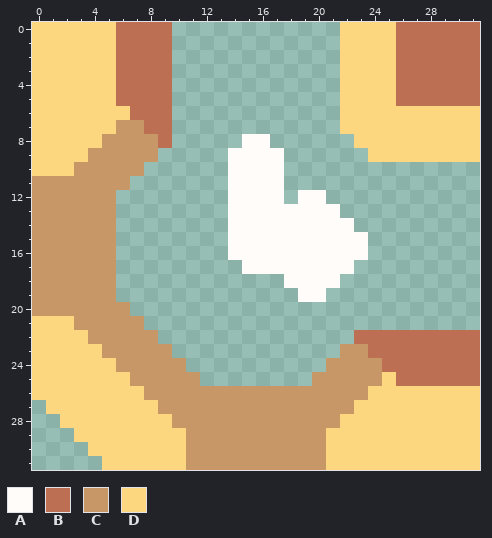
Two states of a pixel-art sprite, sprites/blocks/liquids/directed-conduit/directed-conduit-top-1.png. The picture above was drawn from the file before the commit.
The file is 32x32 pixels.
Palette (. is transparent): A #fffcf9  B #bc6f52  C #c89768  D #fdd680
Pixels before, first column x 0:
 0 DDDDDDBBBB............DDDDBBBBBB
 1 DDDDDDBBBB............DDDDBBBBBB
 2 DDDDDDBBBB............DDDDBBBBBB
 3 DDDDDDBBBB............DDDDBBBBBB
 4 DDDDDDBBBB............DDDDBBBBBB
 5 DDDDDDBBBB............DDDDBBBBBB
 6 DDDDDDDBBB............DDDDDDDDDD
 7 DDDDDDCCBB............DDDDDDDDDD
 8 DDDDDCCCCB.....AA......DDDDDDDDD
 9 DDDDCCCCC.....AAAA......DDDDDDDD
10 DDDCCCCC......AAAA..............
11 CCCCCCC.......AAAA..............
12 CCCCCC........AAAA.AA...........
13 CCCCCC........AAAAAAAA..........
14 CCCCCC........AAAAAAAAA.........
15 CCCCCC........AAAAAAAAAA........
16 CCCCCC........AAAAAAAAAA........
17 CCCCCC.........AAAAAAAA.........
18 CCCCCC............AAAA..........
19 CCCCCC.............AA...........
20 CCCCCCC.........................
21 DDDCCCCC........................
22 DDDDCCCCC..............BBBBBBBBB
23 DDDDDCCCCC............CCBBBBBBBB
24 DDDDDDCCCCC..........CCCCBBBBBBB
25 DDDDDDDCCCCC........CCCCCDBBBBBB
26 DDDDDDDDCCCCCCCCCCCCCCCCDDDDDDDD
27 .DDDDDDDDCCCCCCCCCCCCCCDDDDDDDDD
28 ..DDDDDDDDCCCCCCCCCCCCDDDDDDDDDD
29 ...DDDDDDDDCCCCCCCCCCDDDDDDDDDDD
30 ....DDDDDDDCCCCCCCCCCDDDDDDDDDDD
31 .....DDDDDDCCCCCCCCCCDDDDDDDDDDD
The same view after the edit:
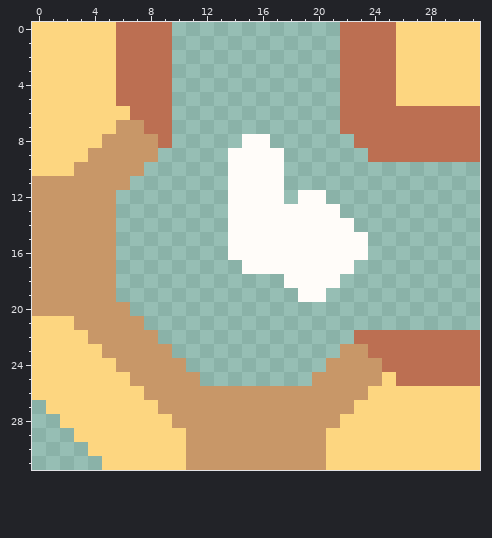
The exact change:
y 0..5: x 22..31 DDDDBBBBBB -> BBBBDDDDDD
y 6..7: x 22..31 DDDDDDDDDD -> BBBBBBBBBB
y 8: x 23..31 DDDDDDDDD -> BBBBBBBBB
y 9: x 24..31 DDDDDDDD -> BBBBBBBB
